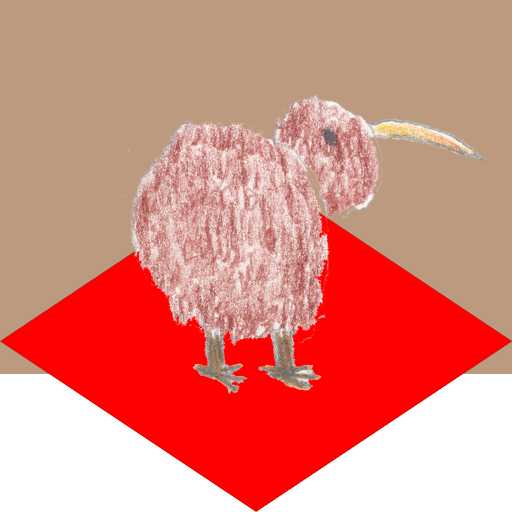
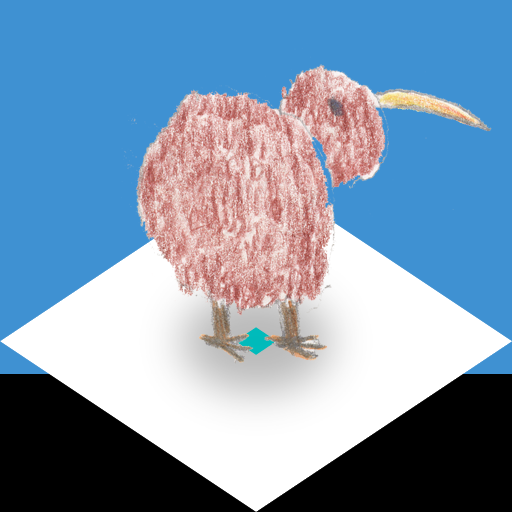
Layers edited between the first and the second w=512, h=512 image:
painted on "_default" over (x1=115, y1=43, x2=492, y2=412)
added layer "_default_surface" above "Layer 1 copy" over (x1=139, y1=246, x2=373, y2=436)
added layer "Layer 1 copy" above "Layer 1" over (x1=235, y1=327, x2=277, y2=355)
painted on "Layer 1" over (x1=0, y1=170, x2=512, y2=512)
painted on "Layer 2" over (x1=0, y1=0, x2=512, y2=512)
